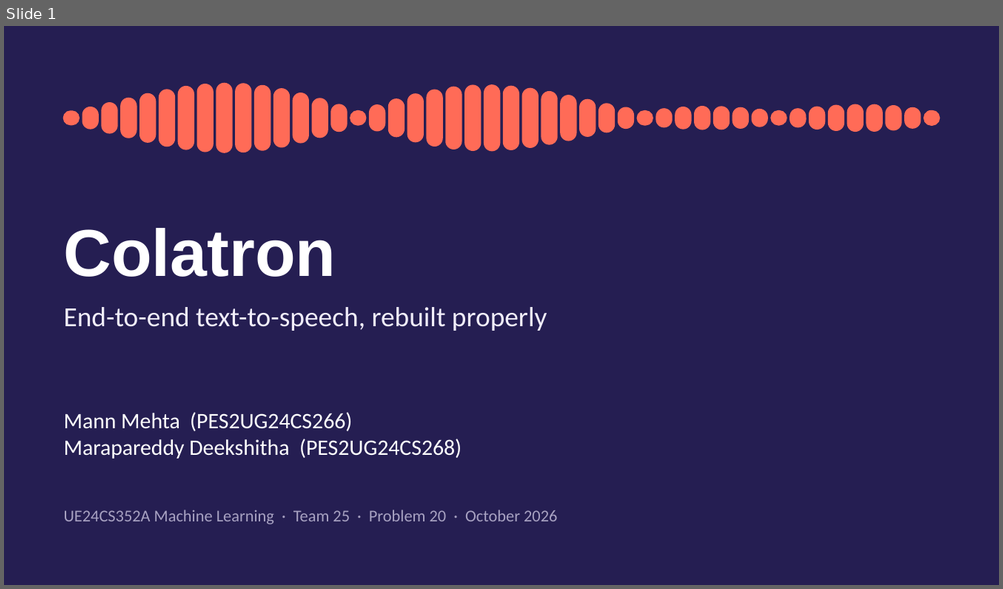
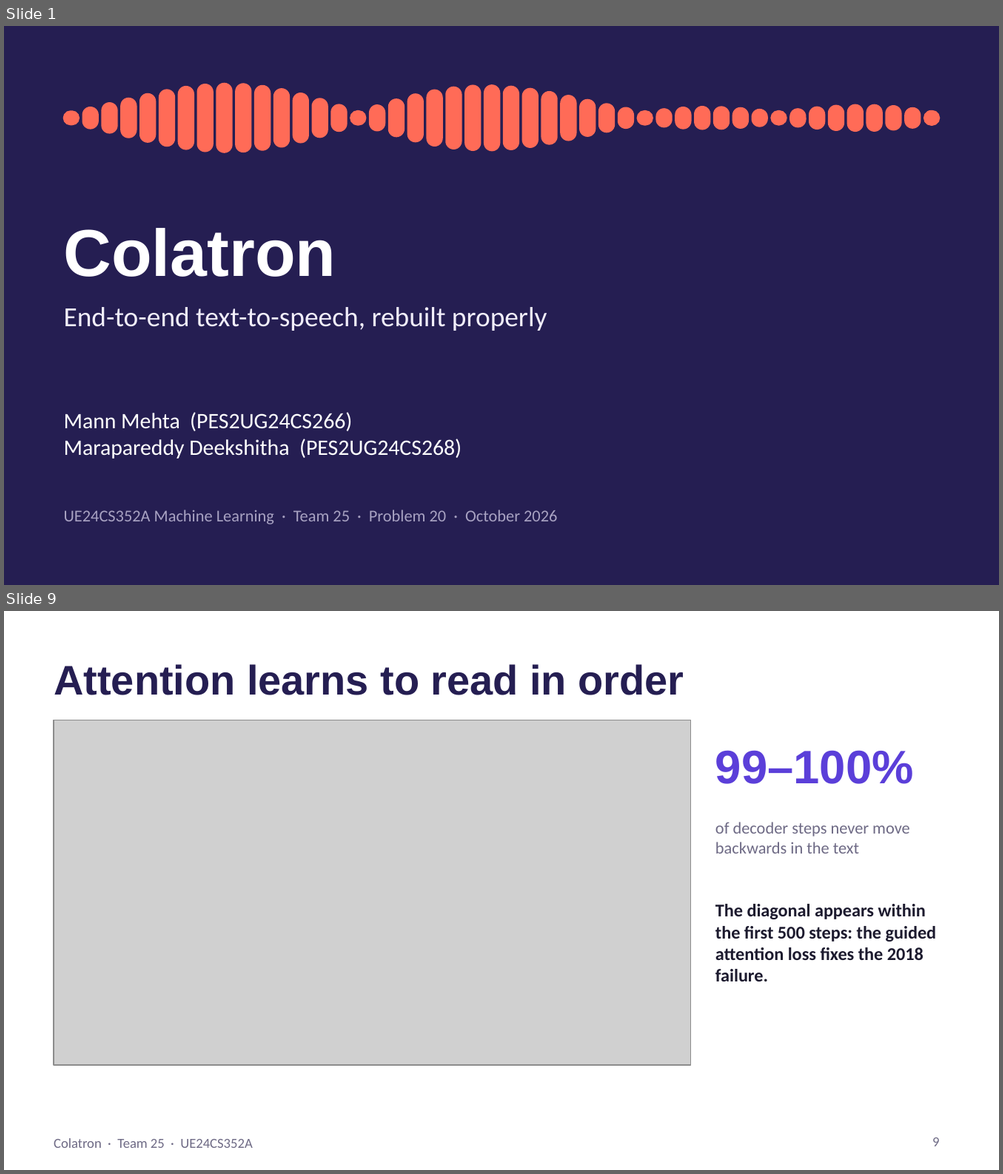
Before and after one commit to Mann0801/colatron-tts, a slide deck: report/Colatron_Slides.pptx. Shown one above the other, each under a label of ours: slide 1 before the commit, slides 1 and 9 after it; the slides between them are not shown. The pictures are 1003x589 and 1003x1174 pixels, drawn with LibreOffice and Linux fonts; fonts in the diff are those of the drawing; grey boxes stand for pictures. Boxes give left, top, right and bottom in pixels: in the first picture for what was removed or moved away, otherwise in the second. Text is boxed around its words. In the diff, an @@ line names an element or a change of style, - is before the commit and + after.

Commit message:
Add Colatron: seq2seq TTS with attention trained from scratch, intelligibility eval, final results
Colatron (src/models/colatron.py) is a Tacotron-style model with location-sensitive
attention, reduction factor 3 and a guided attention loss, trained from scratch on all
13,100 LJ Speech clips (step 5,000, 2.2 h: laptop CPU then a Colab T4 GPU).
eval/intelligibility.py scores every system with a wav2vec 2.0 recogniser: Colatron +
HiFi-GAN reaches 25% WER vs 100% for the no-attention baseline and 16% for the
pretrained Tacotron 2 reference. README, demo, slides and write-up updated.

```diff
--- a/report/Colatron_Slides.pptx
+++ b/report/Colatron_Slides.pptx
@@ slide 9 added at (x1=4, y1=611, x2=999, y2=1170), background #FFFFFF @@
@@ title added at (x1=54, y1=664, x2=684, y2=695), 30 pt, text #251E52, bold @@
+Attention learns to read in order
@@ picture added at (x1=54, y1=721, x2=690, y2=1065) @@
@@ text added at (x1=715, y1=750, x2=913, y2=784), 34 pt, text #5B3FD9, bold @@
+99–100%
@@ text added at (x1=715, y1=822, x2=910, y2=854), 12 pt, text #6E6A85 @@
+of decoder steps never move backwards in the text
@@ text added at (x1=715, y1=904, x2=936, y2=982), 13 pt, text #1C1A2E, bold @@
+The diagonal appears within the first 500 steps: the guided attention loss fixes the 2018 failure.
@@ text added at (x1=54, y1=1139, x2=252, y2=1148), 10 pt, text #6E6A85 @@
+Colatron · Team 25 · UE24CS352A
@@ page number added at (x1=932, y1=1138, x2=939, y2=1147), 10 pt, text #6E6A85 @@
+9
```
Also in this commit, not shown: 9 slides changed, 3 other slides added, 3 slides removed, 40 other files.
